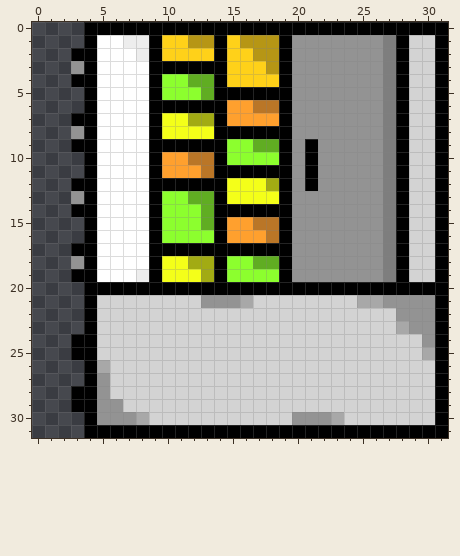
Two versions of one pixel-art sprite, images/cooler.png. Above, as it was before the edit.
The file is 128x128 pixels, drawn in blocks of 4x4; one block is one cell here.
The result:
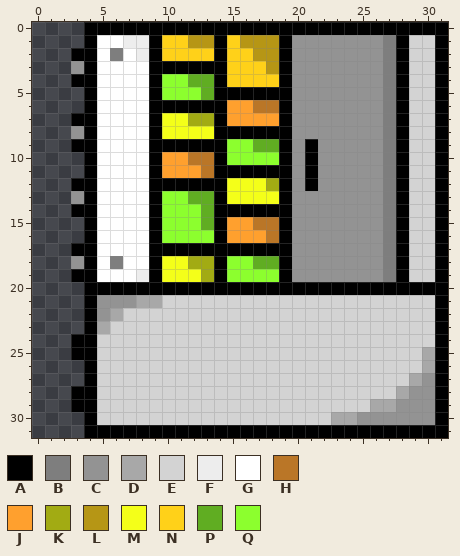
Palette (. is transparent): A #000000  B #7e7e7e  C #939393  D #a8a8a8  E #d3d3d3  F #ededed  G #ffffff  H #ba7627  J #ffa02e  K #a2ab13  L #b69615  M #f4ff19  N #ffd119  P #60ad22  Q #8cff2e
Changes in this commit:
The edit turns colour G into colour B in row 2 at x 6; in row 18 at x 6.
The edit turns colour E into colour C in row 21 at x 5 to 7; in row 22 at x 5; in row 27 at x 30; in row 28 at x 29 to 30; in row 29 at x 28 to 30; in row 30 at x 25 to 30.
The edit turns colour E into colour D in row 21 at x 8 to 9; in row 22 at x 6; in row 23 at x 5; in row 26 at x 30; in row 27 at x 29; in row 28 at x 28.
The edit turns colour E into colour D in row 29 at x 26 to 27; in row 30 at x 24.
The edit turns colour C into colour E in row 21 at x 13 to 15 and 27 to 30; in row 22 at x 28 to 30; in row 23 at x 29 to 30; in row 24 at x 30; in rows 27 to 28 at x 5; in row 29 at x 5 to 6.
The edit turns colour C into colour E in row 30 at x 5 to 7 and 20 to 22.
The edit turns colour D into colour E in row 21 at x 16 and 25 to 26; in row 23 at x 28; in row 26 at x 5; in row 30 at x 8.
Boxes around the changes in both pictures, in picture pixels (x1, y1, x2, y2):
changed: (110, 48, 123, 61)
changed: (97, 256, 253, 425)
changed: (292, 295, 435, 425)
